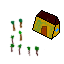
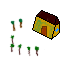
Revision of a layered w=64, h=64 image; what changed, layer by layer:
painted on "#2" over [18,29,23,42]
